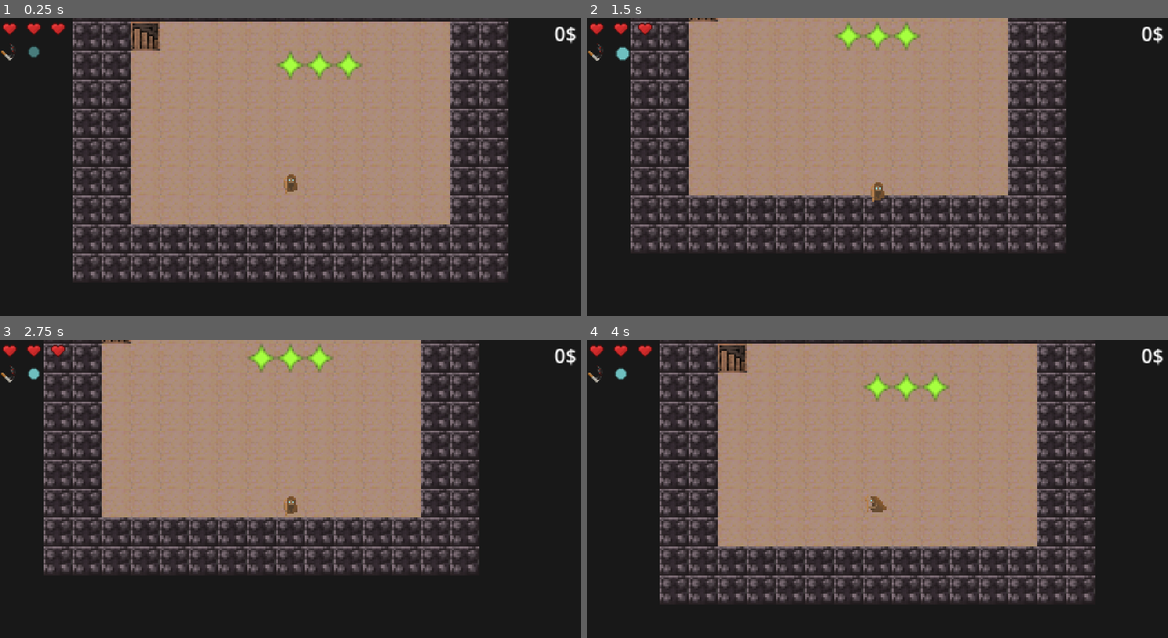
Above: before the commit, frames 1-4 (two rows, left to right).
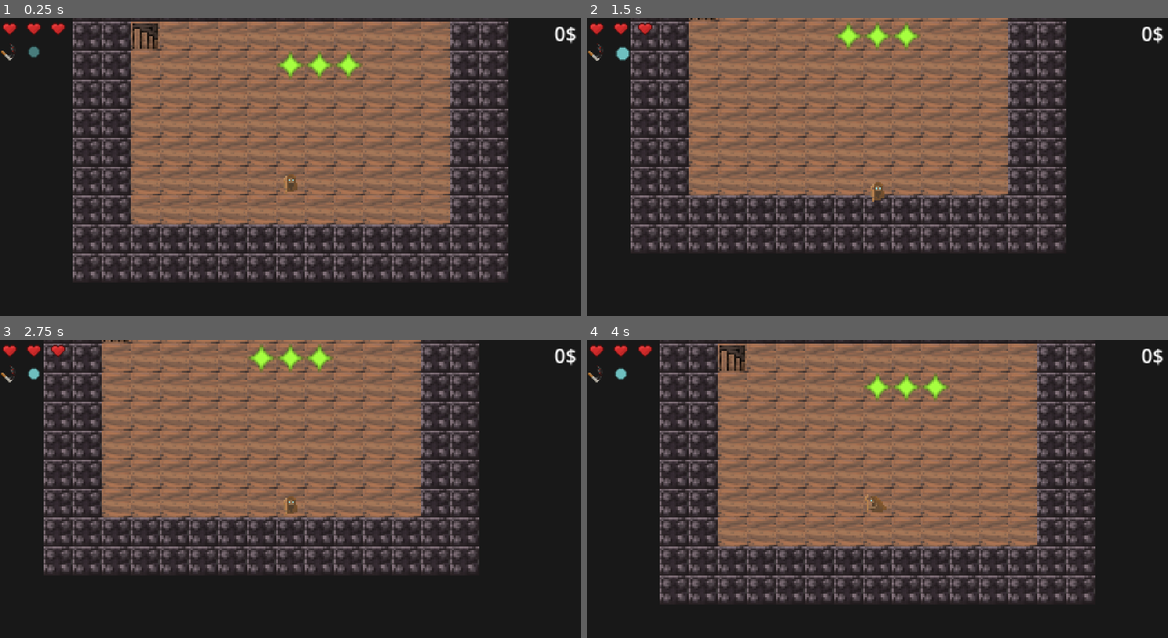
Above: after the commit, the same moments.

Repository: beppep/newDanceMage
Game: Godot game, scene res://scenes/main scene.tscn
Two runs of this game, one before a commit and one after it. Both use one fixed random seed, a clock stepped at 60 frames per second and the inputs below.
Inputs (mouse positions are in pixels of both pictures, inside the frame that each line leads up to):
- Up to frame 1 (0.25 s): no input
- Up to frame 2 (1.5 s): tap Enter at 0.5 s; move the mouse to (1005, 164) at 0.52 s; hold Right (move_right) 0.53-1.28 s; tap Space (move_nowhere) at 0.6, 1.35 s; click (1005, 164) at 0.67 s; move the mouse to (761, 196) at 1.27 s; hold S (move_down) from 1.28 s (still down)
- Up to frame 3 (2.75 s): tap Space (move_nowhere) at 2, 2.1 s; move the mouse to (348, 432) at 2.02 s; release S (move_down) at 2.03 s; hold Right (move_right) from 2.03 s (still down)
- Up to frame 4 (4 s): move the mouse to (848, 569) at 2.77 s; release Right (move_right) at 2.78 s; hold W (move_up) 2.78-3.53 s; tap Space (move_nowhere) at 2.85, 3.6 s; click (848, 569) at 2.92 s; move the mouse to (1051, 551) at 3.52 s; hold A (move_left) from 3.53 s (still down)

The runs differ from the first frame. In frame 1, 35% of the frame differs, in the area x 22-78%, y 1-70%; in frame 2, 31%; in frame 3, 31%; in frame 4, 35%.

Commit message:
add 3 new spells and fix things

Diff:
--- /dev/null
+++ b/assets/resources/spells/beamstar_spell.tres
@@ -0,0 +1,13 @@
+[gd_resource type="Resource" script_class="SpellResource" load_steps=4 format=3 uid="uid://7aft0crmuqvw"]
+
+[ext_resource type="Texture2D" uid="uid://drhgvf3tkbubp" path="res://assets/sprites/spells/octobeam.png" id="1_4dqjv"]
+[ext_resource type="Script" uid="uid://bol1wrrtmnshn" path="res://scripts/SpellResource.gd" id="2_54n27"]
+[ext_resource type="Script" uid="uid://b5ysvrwrf4dqn" path="res://scripts/spells/beamstar_spell.gd" id="3_4dqjv"]
+
+[resource]
+script = ExtResource("2_54n27")
+name = "Octobeams"
+image = ExtResource("1_4dqjv")
+description = "Fires deadly beams in all 8 directions."
+spell_script = ExtResource("3_4dqjv")
+metadata/_custom_type_script = "uid://bol1wrrtmnshn"
--- /dev/null
+++ b/assets/resources/spells/hook_spell.tres
@@ -0,0 +1,14 @@
+[gd_resource type="Resource" script_class="SpellResource" load_steps=4 format=3 uid="uid://bow4fjvo2ihcs"]
+
+[ext_resource type="Texture2D" uid="uid://cfh5q0t0eiqdd" path="res://assets/sprites/units/rock.png" id="1_jt3hl"]
+[ext_resource type="Script" uid="uid://bol1wrrtmnshn" path="res://scripts/SpellResource.gd" id="2_uxaof"]
+[ext_resource type="Script" uid="uid://dga8usea6sh36" path="res://scripts/spells/rock_spell.gd" id="3_prdm6"]
+
+[resource]
+script = ExtResource("2_uxaof")
+name = "Rocks"
+image = ExtResource("1_jt3hl")
+description = "Summon a devastating column of rocks in front of you."
+dance_length = 2
+spell_script = ExtResource("3_prdm6")
+metadata/_custom_type_script = "uid://bol1wrrtmnshn"
--- /dev/null
+++ b/assets/resources/spells/random_spell.tres
@@ -0,0 +1,14 @@
+[gd_resource type="Resource" script_class="SpellResource" load_steps=4 format=3 uid="uid://b6vdsnw2k8m3y"]
+
+[ext_resource type="Texture2D" uid="uid://3ek8rsxkl3wv" path="res://assets/sprites/spells/random.png" id="1_1a778"]
+[ext_resource type="Script" uid="uid://bol1wrrtmnshn" path="res://scripts/SpellResource.gd" id="2_7ebdp"]
+[ext_resource type="Script" uid="uid://cdjtlsrnxap3u" path="res://scripts/spells/random_spell.gd" id="3_1a778"]
+
+[resource]
+script = ExtResource("2_7ebdp")
+name = "Miracle"
+image = ExtResource("1_1a778")
+description = "Cast a random spell."
+dance_length = 2
+spell_script = ExtResource("3_1a778")
+metadata/_custom_type_script = "uid://bol1wrrtmnshn"
--- a/assets/resources/spells/rock_spell.tres
+++ b/assets/resources/spells/rock_spell.tres
@@ -8,7 +8,7 @@
 script = ExtResource("2_gn6fk")
 name = "Rocks"
 image = ExtResource("1_yu4kl")
-description = "Creates four rocks around you."
+description = "Summon a devastating column of rocks in front of you."
 dance_length = 2
 spell_script = ExtResource("3_yu4kl")
 metadata/_custom_type_script = "uid://bol1wrrtmnshn"
--- /dev/null
+++ b/globals.gd
@@ -0,0 +1,11 @@
+extends Node
+
+
+func get_attribute_from_packed_scene(packed_scene, attribute_name): # godot moment
+	var state_thingy = packed_scene.get_state()
+	for i in range(state_thingy.get_node_property_count(0)):
+		print(state_thingy.get_node_property_name(0,i))
+		if state_thingy.get_node_property_name(0,i)==attribute_name: #wtf is this interface. by int? rly?
+			return state_thingy.get_node_property_value(0,i)
+
+			#and it doest even work wtf man
--- a/project.godot
+++ b/project.godot
@@ -19,6 +19,7 @@
 
 SwipeInput="*res://scripts/swipe_input.gd"
 GlobalTimers="*res://scripts/global_timers.gd"
+Globals="*res://globals.gd"
 
 [display]
 
--- a/scenes/enemies/mother_ghost.tscn
+++ b/scenes/enemies/mother_ghost.tscn
@@ -25,6 +25,7 @@
 
 [node name="Mother_ghost" type="Node2D"]
 script = ExtResource("1_5441n")
+fatness = Vector2i(2, 2)
 
 [node name="AnimatedSprite2D" type="AnimatedSprite2D" parent="."]
 position = Vector2(8, 8)
--- a/scenes/particles/fireball.gd
+++ b/scenes/particles/fireball.gd
@@ -36,7 +36,7 @@
 		queue_free()
 		return
 
-	for unit in $"/root/World/Units".get_children():
+	for unit in $"/root/World/Level/Units".get_children():
 		if not is_instance_valid(unit) or unit.is_queued_for_deletion():
 			continue
 		if unit.location == location and unit != player:
--- a/scenes/spell_card.gd
+++ b/scenes/spell_card.gd
@@ -1,7 +1,7 @@
 extends Control
 class_name Spell_card
 
-@onready var world = get_tree().current_scene
+@onready var world : World = get_tree().current_scene
 
 
 @onready var arrow_texture := preload("res://assets/sprites/ui/arrow.png")
--- a/scripts/main_ui.gd
+++ b/scripts/main_ui.gd
@@ -118,12 +118,13 @@
 	if player.coins >= upgrade_cost:
 		var possible_upgrades = []
 		for i in range(len(player.spell_book)):
-			if len(player.recipe_book[i])>1:
+			if len(player.recipe_book[i])>1 and player.upgrade_count_book[i]==0:
 				possible_upgrades.append(i)
 		if possible_upgrades:
 			player.coins -= upgrade_cost
 			var upgraded_i = possible_upgrades.pick_random()
 			var removed_arrow = randi() % player.recipe_book[upgraded_i].size()
 			player.recipe_book[upgraded_i].pop_at(removed_arrow)
+			player.upgrade_count_book[upgraded_i]+=1
 			_on_spells_changed()
 			_on_health_changed()
--- a/scripts/map_generation.gd
+++ b/scripts/map_generation.gd
@@ -49,7 +49,7 @@
 
 	_create_borders(-SHOPSIZE_X, SHOPSIZE_X, -SHOPSIZE_Y, SHOPSIZE_Y)
 
-	_paint_area(ground_tilemap, Vector2i(-SHOPSIZE_X,-SHOPSIZE_Y),Vector2i(SHOPSIZE_X,SHOPSIZE_Y), tile_ids["SAND"]) # sand
+	_paint_area(ground_tilemap, Vector2i(-SHOPSIZE_X,-SHOPSIZE_Y),Vector2i(SHOPSIZE_X,SHOPSIZE_Y), tile_ids["WOOD"]) # sand
 
 
 	var random_pos = Vector2i(-SHOPSIZE_X, -SHOPSIZE_Y)
@@ -132,16 +132,16 @@
 
 	# ROCKS
 	var random_pos
-	for i in range(MAPSIZE_X**2):
+	for i in range(2*MAPSIZE_X**2):
 		random_pos = Vector2i(randi_range(-MAPSIZE_X, MAPSIZE_X), randi_range(-MAPSIZE_Y, MAPSIZE_Y))
 		if (random_pos-PLAYER_SPAWN).length() > 1:
-			if randf()<0.9:
+			if randf()<0.6:
 				_create_unit_at(random_pos, rock_scene)
 			else:
 				floor_tilemap.set_cell(random_pos, tile_ids["COIN"], Vector2i(0, 0))
 
 	# ENEMIES
-	for i in range(MAPSIZE_X**2 + world.current_floor**2):
+	for i in range(MAPSIZE_X**2 + world.current_floor):
 		random_pos = Vector2i(randi_range(-MAPSIZE_X, MAPSIZE_X), randi_range(-MAPSIZE_Y, MAPSIZE_Y))
 		if (random_pos-PLAYER_SPAWN).length() > 1:
 			var enemy_pool = all_enemies + hard_enemies if world.current_floor>4 else all_enemies
@@ -176,7 +176,8 @@
 			tilemap_layer.set_cell(Vector2i(x, y), tile_id , Vector2i(0, 0))
 
 func _create_unit_at(location: Vector2i, scene : PackedScene):
-	if world.is_empty(location):
+	#var fatness = Globals.get_attribute_from_packed_scene(scene, "fatness")
+	if world.is_empty(location):#,fatness): # TODO: ACCESS FATNESS OF A PACKED SCENE! (IMPOSSIBLE?!?!)
 		var thing: Unit = scene.instantiate()
 		thing.position = World.loc_to_pos(location)
 		world.units.add_child(thing)
--- a/scripts/player.gd
+++ b/scripts/player.gd
@@ -14,12 +14,15 @@
 	preload("res://assets/resources/spells/dash_spell.tres"),
 	preload("res://assets/resources/spells/magnet_spell.tres"),
 	preload("res://assets/resources/spells/everything_spell.tres"),
+	preload("res://assets/resources/spells/random_spell.tres"),
+	preload("res://assets/resources/spells/beamstar_spell.tres"),
 ]
 
 var buffered_input = null
 var move_history: Array[Vector2i] = []
 var recipe_book = [[Vector2i.ZERO]]
 var spell_book = [stab_spell]
+var upgrade_count_book = [0]
 var coins = 0
 
 func _ready() -> void:
@@ -129,14 +132,15 @@
 	main_ui.show_card_reward(spell_options, recipe_options)
 
 func unlock(spell: SpellResource, recipe: Array):
-	print("unlocked ", spell, recipe)
+	print("Unlocked: ", spell, recipe)
 	spell_book.append(spell)
 	recipe_book.append(recipe)
+	upgrade_count_book.append(0)
 
-func unlock_random_spell():
-	var new_spell = locked_spells.pick_random()
-	spell_book.append(new_spell)
-	recipe_book.append(create_random_recipe(new_spell.dance_length))
+#func unlock_random_spell():
+#	var new_spell = locked_spells.pick_random()
+#	spell_book.append(new_spell)
+#	recipe_book.append(create_random_recipe(new_spell.dance_length))
 
 func create_random_recipe(recipe_length :int):
 	var all_inputs = [Vector2i.RIGHT, Vector2i.UP, -Vector2i.RIGHT, Vector2i.DOWN, Vector2i.ZERO]
--- /dev/null
+++ b/scripts/spells/beamstar_spell.gd
@@ -0,0 +1,66 @@
+extends Spell
+
+
+func _ready():
+	super()
+	life_time = 8
+
+func cast(caster: Unit):
+
+	for dloc in [Vector2i(1,0), Vector2i(1,1), Vector2i(0,1), Vector2i(-1,1), Vector2i(-1,0), Vector2i(-1,-1), Vector2i(0,-1), Vector2i(1,-1)]:
+		for i in range(10):
+			world.deal_damage_at(caster.location + dloc*(i+1))
+
+		spawn_beam(caster.global_position, dloc, 1000, 8, 0.2)
+
+func spawn_beam(pos: Vector2, direction: Vector2, length := 5000, thickness := 20, lifetime := 0.1):
+	# Normalize the direction to avoid scaling issues
+	direction = direction.normalized()
+
+	# Create beam node
+	var beam = Node2D.new()
+	beam.global_position = pos
+
+	# Rotate node to match direction
+	beam.rotation = direction.angle()
+
+	# Create Sprite2D
+	var sprite = Sprite2D.new()
+	beam.add_child(sprite)
+
+	# White 1x1 texture
+	var img = Image.create(1, 1, false, Image.FORMAT_RGBA8)
+	img.fill(Color(1, 1, 1))
+	var tex = ImageTexture.create_from_image(img)
+	sprite.texture = tex
+
+	# Scale sprite to desired beam length and thickness
+	sprite.scale = Vector2(length, thickness)
+	sprite.centered = true  # Make beam rotate around center
+
+	# Optional: shader for glow/color
+	var shader = Shader.new()
+	shader.code = """
+shader_type canvas_item;
+uniform vec4 beam_color : source_color = vec4(1.0,0.3,0.8,1.0);
+uniform float softness = 0.5;
+void fragment() {
+	float dist = abs(UV.y-0.5);
+	float beam = smoothstep(0.5, 0.5 - softness, dist);
+	COLOR = beam_color * beam;
+}
+"""
+	var mat = ShaderMaterial.new()
+	mat.shader = shader
+	sprite.material = mat
+
+	# Add to current scene
+	get_tree().current_scene.add_child(beam)
+
+	# Remove after lifetime
+	var timer = Timer.new()
+	timer.one_shot = true
+	timer.wait_time = lifetime
+	beam.add_child(timer)
+	timer.start()
+	timer.timeout.connect(Callable(beam, "queue_free"))
--- /dev/null
+++ b/scripts/spells/random_spell.gd
@@ -0,0 +1,14 @@
+extends Spell
+
+
+
+func cast(caster: Unit):
+	var subspell_res = caster.locked_spells.pick_random()
+	if subspell_res.spell_script:
+		var subspell = subspell_res.spell_script.new()  # instantiate makes a node2D?
+		add_child(subspell)
+		subspell.cast(caster)
+		while subspell in get_children():
+			await get_tree().process_frame
+
+	queue_free()
--- a/scripts/spells/rock_spell.gd
+++ b/scripts/spells/rock_spell.gd
@@ -3,24 +3,36 @@
 @export var rock_scene: PackedScene = preload("res://scenes/units/Rock.tscn")
 
 
-func _ready():
-	super()
-	life_time = 8
+
+#func cast(caster: Unit):
+	#for direction in [Vector2i.UP, Vector2i.RIGHT, Vector2i.DOWN, Vector2i.LEFT]:
+		#var target_cell = caster.location + direction
+		##if world.units.get_unit_at(target_cell):
+		##	world.units.get_unit_at(target_cell).move_in_direction(direction)
+		#world.deal_damage_at(target_cell)
+		#if world.is_empty(target_cell):
+			#world.deal_damage_at(target_cell + direction)
+			#while world.is_empty(target_cell + direction):
+				#target_cell += direction
+				#world.deal_damage_at(target_cell + direction)
+				#
+			## rock
+			#var rock = rock_scene.instantiate()
+			#world.units.add_child(rock)
+			#rock.position = caster.position
+			#rock.location = target_cell
 
 func cast(caster: Unit):
-	for direction in [Vector2i.UP, Vector2i.RIGHT, Vector2i.DOWN, Vector2i.LEFT]:
-		var target_cell = caster.location + direction
-		#if world.units.get_unit_at(target_cell):
-		#	world.units.get_unit_at(target_cell).move_in_direction(direction)
-		world.deal_damage_at(target_cell)
+	var target_cell = caster.location + caster.get_facing()
+	while not world.is_wall_at(target_cell):
+		await world.deal_damage_at(target_cell)
+		await get_tree().process_frame
 		if world.is_empty(target_cell):
-			world.deal_damage_at(target_cell + direction)
-			while world.is_empty(target_cell + direction):
-				target_cell += direction
-				world.deal_damage_at(target_cell + direction)
-
 			# rock
 			var rock = rock_scene.instantiate()
 			world.units.add_child(rock)
 			rock.position = caster.position
 			rock.location = target_cell
+		target_cell += caster.get_facing()
+
+	queue_free()
--- a/scripts/unit.gd
+++ b/scripts/unit.gd
@@ -8,8 +8,9 @@
 @onready var anim: AnimatedSprite2D = $AnimatedSprite2D
 @onready var world : World = get_tree().current_scene
 
-var fatness = Vector2i(1,1)
+@export var fatness = Vector2i(1,1)
 var tween: Tween
+var shaking = false
 
 var max_health := 1
 var health := 1:
@@ -44,6 +45,10 @@
 	frozen_indicator.scale = Vector2(fatness)
 	frozen_indicator.z_index = 100  # draws above the unit
 	frozen_indicator.position = world.TILE_SIZE * (Vector2(fatness) - Vector2(1,1))*0.5
+
+func _process(_delta: float):
+	if shaking and not frozen:
+		position = World.loc_to_pos(location) + Vector2(randf()-randf(), randf()-randf())*1
 
 func process_turn_unless_frozen():
 	if frozen>0:
--- a/scripts/units/enemy.gd
+++ b/scripts/units/enemy.gd
@@ -34,7 +34,9 @@
 		attack_offsets = val
 		if val:
 			anim.play("windup")
+			shaking = true
 		else:
+			shaking = false
 			anim.play("default")
 		queue_redraw()
 
@@ -48,6 +50,7 @@
 	indicator_drawer = Node2D.new()
 	add_child(indicator_drawer)
 	indicator_drawer.z_index = -1      # always below the enemy
+
 
 func should_attack(target) -> bool:
 	return target is Player
@@ -148,7 +151,7 @@
 
 func die():
 	super()
-	if randf() < 0.9:
-		world.floor_tilemap.set_cell(location, 2, Vector2i(0,0))
-	else:
-		world.floor_tilemap.set_cell(location, 1, Vector2i(0,0))
+	#if randf() < 0.9:
+	#	world.floor_tilemap.set_cell(location, 2, Vector2i(0,0))
+	#else:
+	#	world.floor_tilemap.set_cell(location, 1, Vector2i(0,0))
--- a/scripts/units/mother_ghost.gd
+++ b/scripts/units/mother_ghost.gd
@@ -1,9 +1,6 @@
 extends Enemy
 
 @export var egg_scene: PackedScene = preload("res://scenes/units/Egg.tscn")
-
-func _init():
-	fatness = Vector2i(2,2)
 
 
 var TARGET_OFFSETS: Array[Vector2i] = [
@@ -49,5 +46,5 @@
 		if world.is_empty(location+offset) and randf()<0.2:
 			var egg = egg_scene.instantiate()
 			egg.global_position = global_position + Vector2(0.5,0.5) * world.TILE_SIZE
-			world.get_node("Units").add_child(egg)
+			world.units.add_child(egg)
 			egg.location = location + offset
Binary file added: assets/sprites/spells/octobeam.png
Binary file added: assets/sprites/spells/random.png
Not shown, added: globals.gd.uid
Not shown, added: scripts/spells/beamstar_spell.gd.uid
Not shown, added: scripts/spells/random_spell.gd.uid
